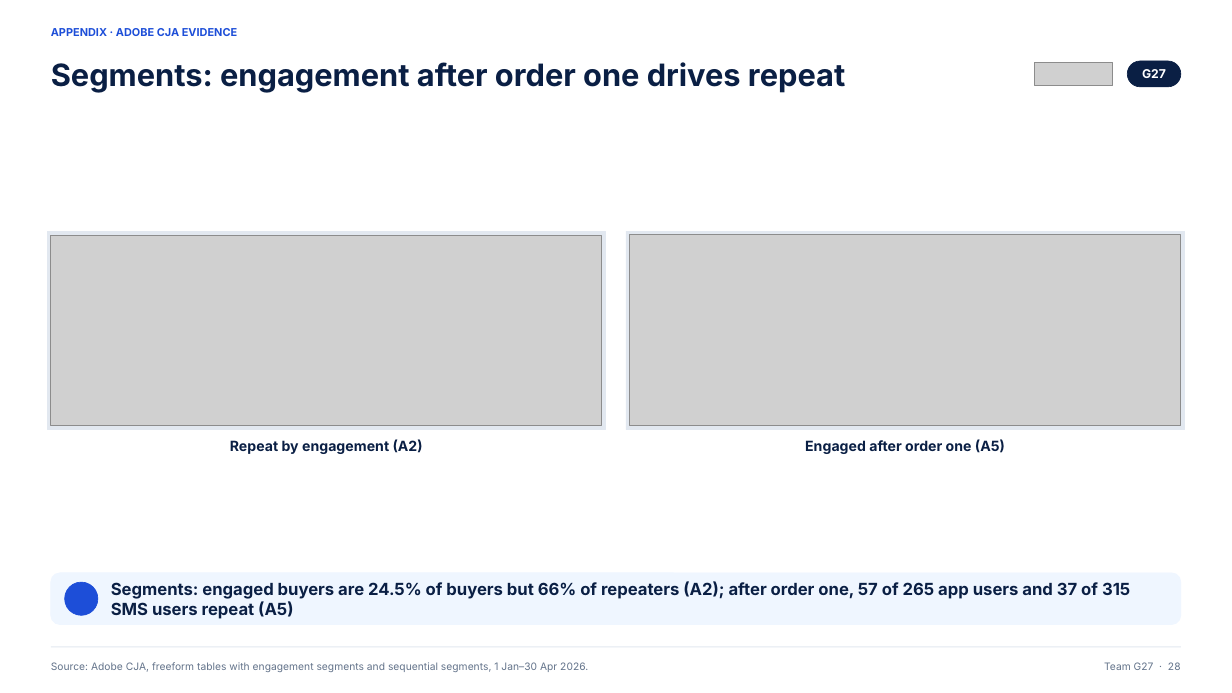
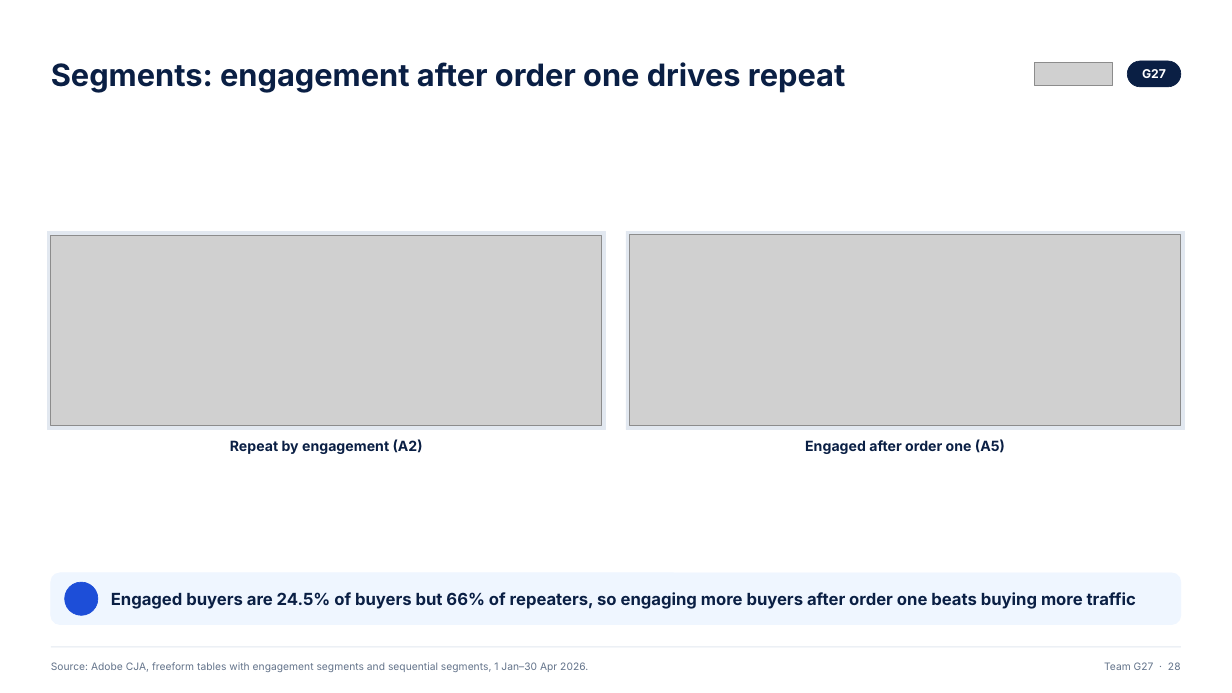
Before and after one commit to ANNYM25/Quince, a slide deck: slide 28 of deck/Team G27.pptx. Drawn at 1232x693 pixels with LibreOffice and Linux fonts; fonts in the diff are those of the drawing; grey boxes stand for pictures; background and template pictures are left out. Boxes give left, top, right and bottom in pixels: in the first picture for what was removed or moved away, otherwise in the second. Text is boxed around its words. In the diff, an @@ line names an element or a change of style, - is before the commit and + after.

```diff
--- a/deck/Team G27.pptx
+++ b/deck/Team G27.pptx
@@ text removed at <box>51,28,237,36</box> @@
-APPENDIX · ADOBE CJA EVIDENCE
@@ text at <box>111,592,1136,609</box>: text changed @@
-Segments: engaged buyers are 24.5% of buyers but 66% of repeaters (A2); after order one, 57 of 265 app users and 37 of 315 SMS users repeat (A5)
+Engaged buyers are 24.5% of buyers but 66% of repeaters, so engaging more buyers after order one beats buying more traffic
```
Also in this commit, not shown: 26 other slides changed, 3 other files.
